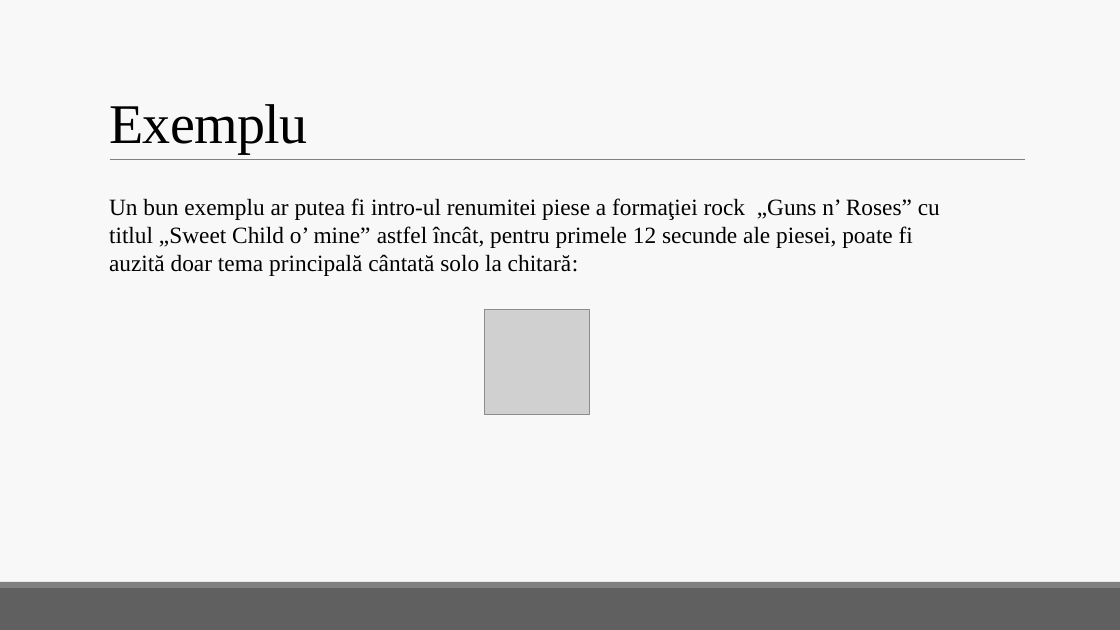
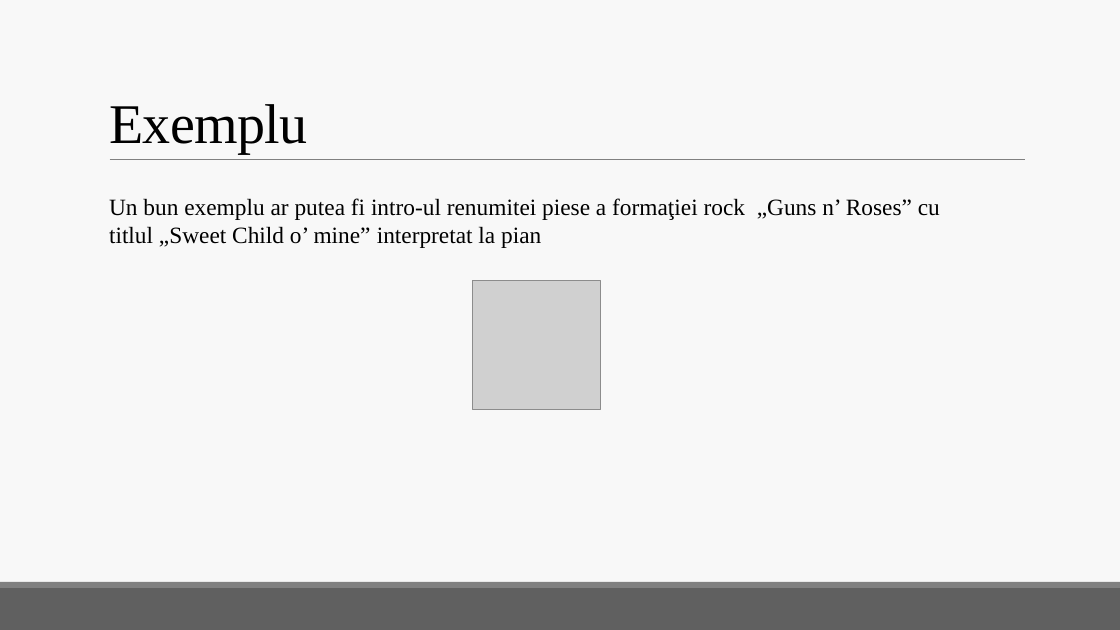
Before and after one commit to Crivoi/PianoFollower, a slide deck: slide 5 of Licenta2020CrivoiAndrei/Crivoi Andrei Prezentare Licenta.pptx. Drawn at 1120x630 pixels with LibreOffice and Linux fonts; fonts in the diff are those of the drawing; grey boxes stand for pictures. Boxes give left, top, right and bottom in pixels: in the first picture for what was removed or moved away, otherwise in the second. Text is boxed around its words. In the diff, an @@ line names an element or a change of style, - is before the commit and + after.

Commit message:
updated presentation

```diff
--- a/Licenta2020CrivoiAndrei/Crivoi Andrei Prezentare Licenta.pptx
+++ b/Licenta2020CrivoiAndrei/Crivoi Andrei Prezentare Licenta.pptx
@@ text at (109, 198, 940, 248): text changed @@
-Un bun exemplu ar putea fi intro-ul renumitei piese a formaţiei rock „Guns n’ Roses” cu titlul „Sweet Child o’ mine” astfel încât, pentru primele 12 secunde ale piesei, poate fi auzită doar tema principală cântată solo la chitară:
+Un bun exemplu ar putea fi intro-ul renumitei piese a formaţiei rock „Guns n’ Roses” cu titlul „Sweet Child o’ mine” interpretat la pian
@@ picture: place and size @@
-picture at (485, 309, 590, 414)
+picture at (472, 281, 601, 409)
```
Also in this commit, not shown: 1 other slide changed, 1 slide added, 1 slide removed, 4 other files.
